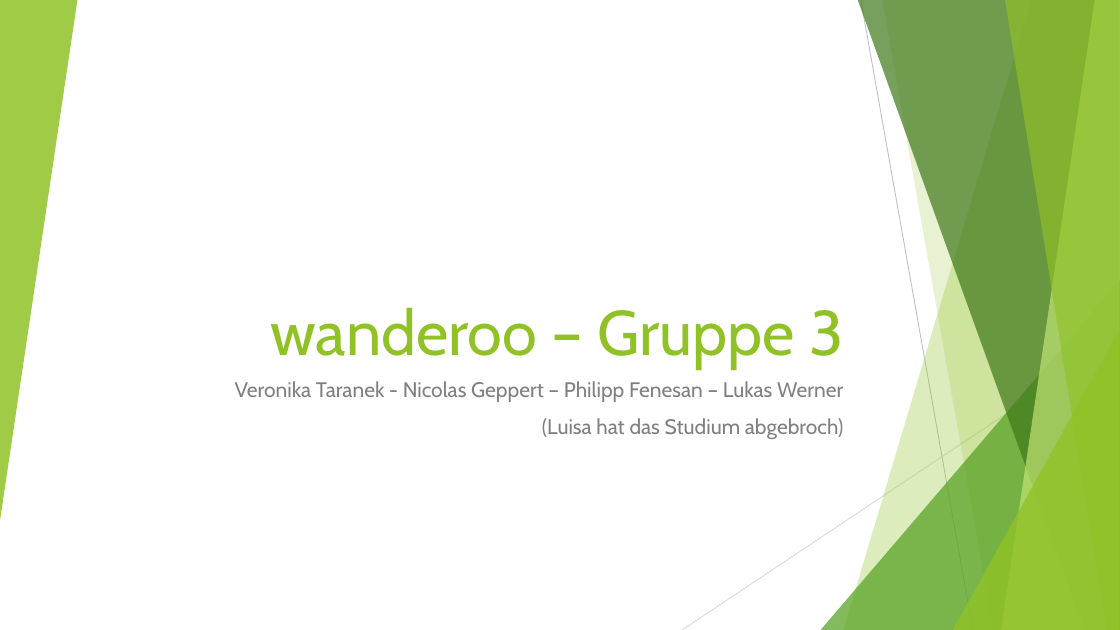
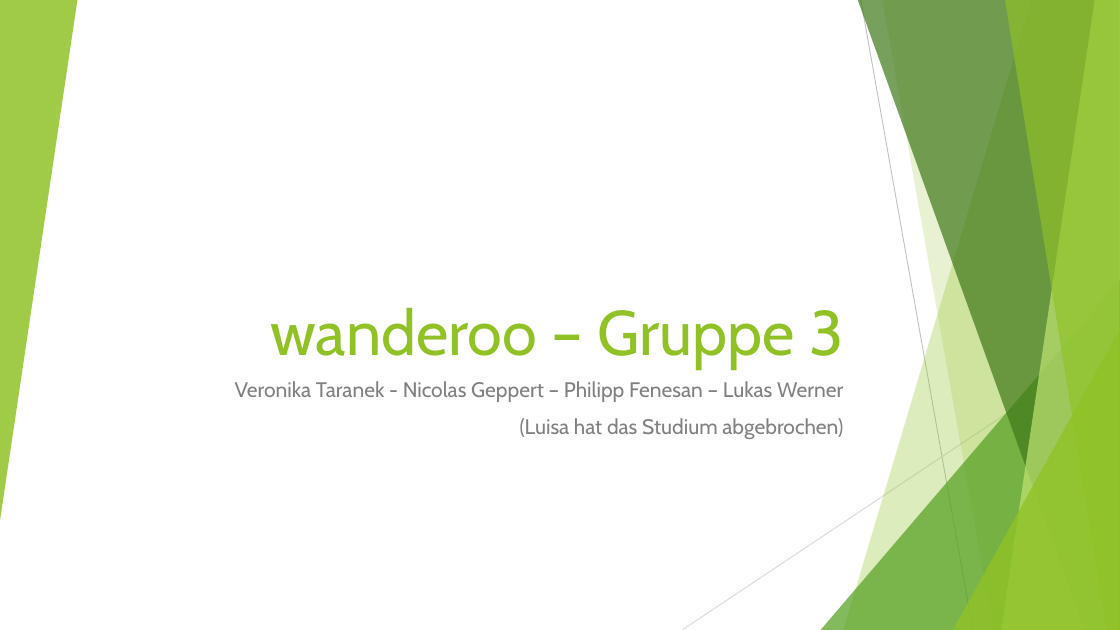
Before and after one commit to NicoGep/Programming_Project, a slide deck: slide 1 of presentation/wanderoo – Gruppe 3.pptx. Drawn at 1120x630 pixels with LibreOffice and Linux fonts; fonts in the diff are those of the drawing. Boxes give left, top, right and bottom in pixels: in the first picture for what was removed or moved away, otherwise in the second. Text is boxed around its words. In the diff, an @@ line names an element or a change of style, - is before the commit and + after.

```diff
--- a/presentation/wanderoo – Gruppe 3.pptx
+++ b/presentation/wanderoo – Gruppe 3.pptx
@@ subtitle at (520, 418, 843, 439): text changed @@
-(Luisa hat das Studium abgebroch)
+(Luisa hat das Studium abgebrochen)
```
Also in this commit, not shown: 6 other files.
